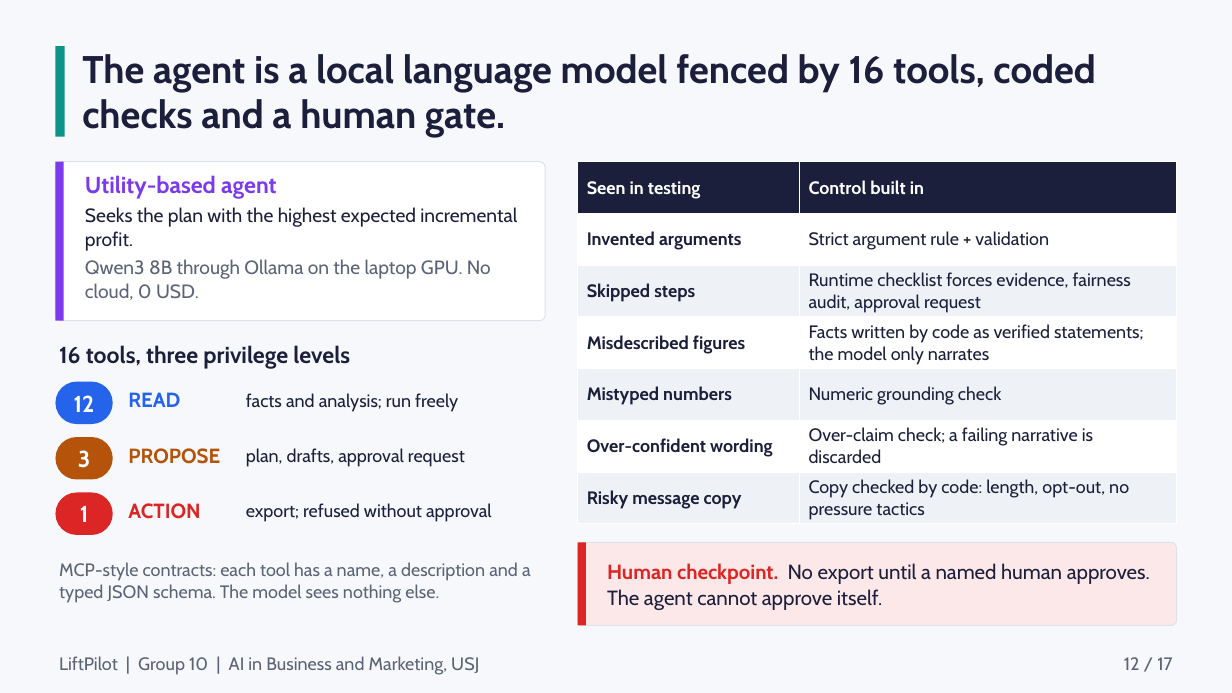
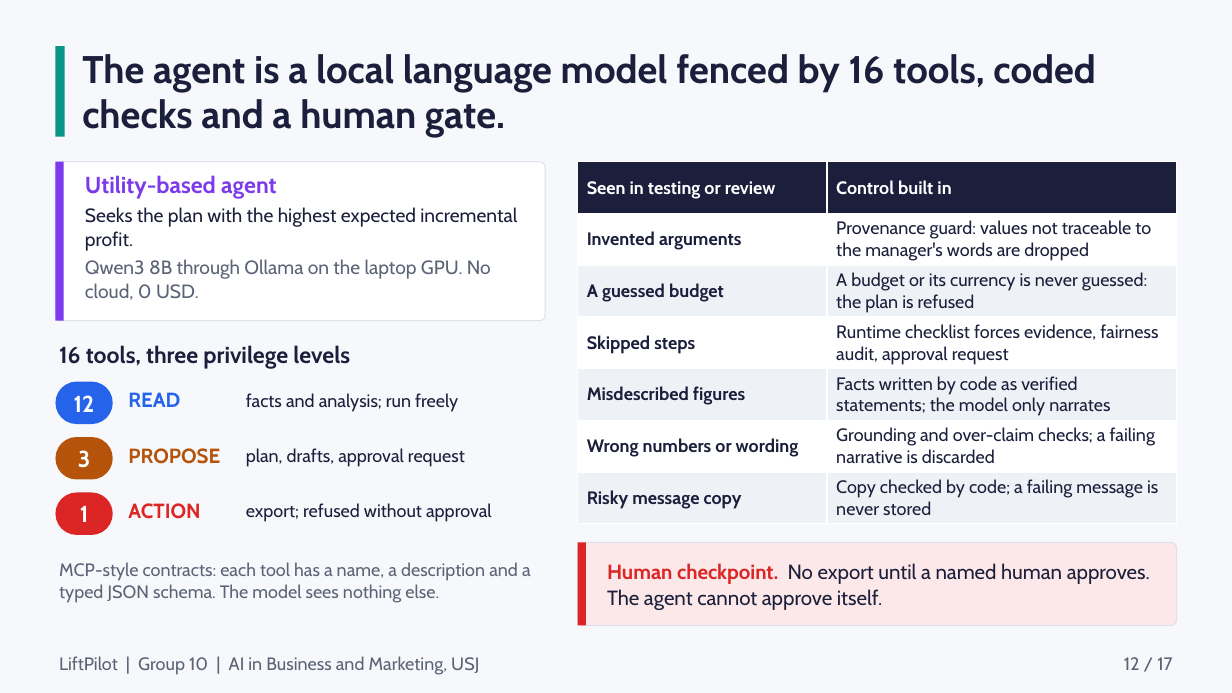
Before and after one commit to abed-r-j/liftpilot, a slide deck: slide 12 of docs/presentation/LiftPilot.pptx. Drawn at 1232x693 pixels with LibreOffice and Linux fonts; fonts in the diff are those of the drawing. Boxes give left, top, right and bottom in pixels: in the first picture for what was removed or moved away, otherwise in the second. Text is boxed around its words. In the diff, an @@ line names an element or a change of style, - is before the commit and + after.

```diff
--- a/docs/presentation/LiftPilot.pptx
+++ b/docs/presentation/LiftPilot.pptx
@@ table at box(578, 162, 1177, 524) @@
-row 1: Seen in testing | Control built in
-row 2: Invented arguments | Strict argument rule + validation
+row 1: Seen in testing or review | Control built in
+row 2: Invented arguments | Provenance guard: values not traceable to the manager's words are dropped
+row 3: A guessed budget | A budget or its currency is never guessed: the plan is refused
-row 5: Mistyped numbers | Numeric grounding check
-row 6: Over-confident wording | Over-claim check; a failing narrative is discarded
-row 7: Risky message copy | Copy checked by code: length, opt-out, no pressure tactics
+row 6: Wrong numbers or wording | Grounding and over-claim checks; a failing narrative is discarded
+row 7: Risky message copy | Copy checked by code; a failing message is never stored
```
Also in this commit, not shown: 4 other slides changed, 25 other files.
